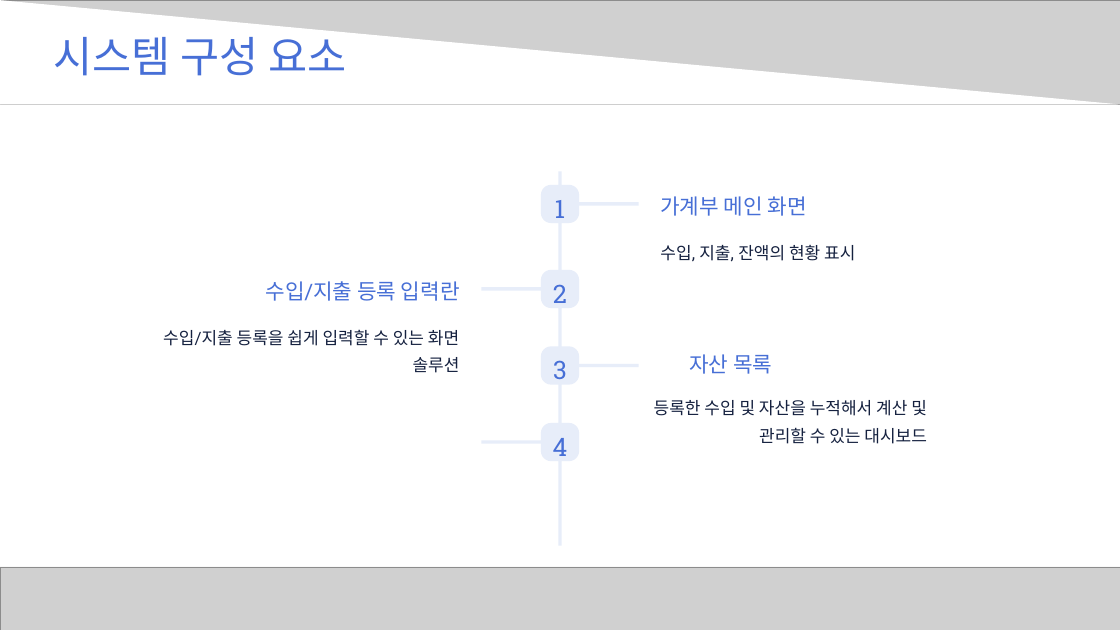
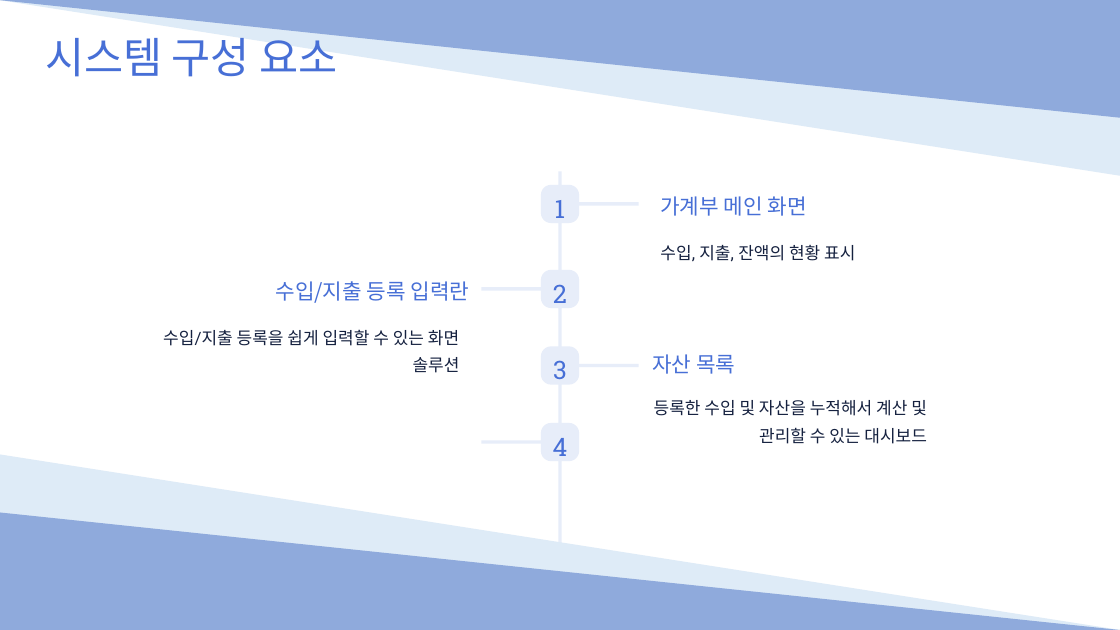
Before and after one commit to Hyno2/C-project, a slide deck: slide 19 of PPT/System.pptx (slide 10 before the commit). Drawn at 1120x630 pixels with LibreOffice and Linux fonts; fonts in the diff are those of the drawing; grey boxes stand for pictures. Boxes give left, top, right and bottom in pixels: in the first picture for what was removed or moved away, otherwise in the second. Text is boxed around its words. In the diff, an @@ line names an element or a change of style, - is before the commit and + after.

Commit message:
ppt

```diff
--- a/PPT/System.pptx
+++ b/PPT/System.pptx
@@ right triangle at (0, 0, 1120, 176): fill #FFFFFF to #DEEBF7; rotation 0 to 180 degrees @@
@@ right triangle at (0, 0, 1120, 118): fill #FFFFFF to #8FAADC; rotation 0 to 180 degrees @@
@@ picture removed at (0, 0, 1120, 104) @@
@@ text "시스템 구성 요소": place and size @@
-text "시스템 구성 요소" at (54, 29, 346, 76)
+text "시스템 구성 요소" at (45, 30, 338, 77)
@@ text "수입/지출 등록 입력란" at (276, 281, 470, 303): font Roboto Slab to Noto Sans CJK KR; alignment right to left @@
@@ text "자산 목록" at (652, 354, 735, 374): font Roboto Slab to Noto Sans CJK KR; alignment right to centre @@
@@ right triangle added at (0, 454, 1120, 630), fill #DEEBF7 @@
@@ right triangle added at (0, 512, 1120, 630), fill #8FAADC @@
@@ picture removed at (0, 567, 1120, 630) @@
```
Also in this commit, not shown: 2 other slides changed, 16 slides added, 4 slides removed.
